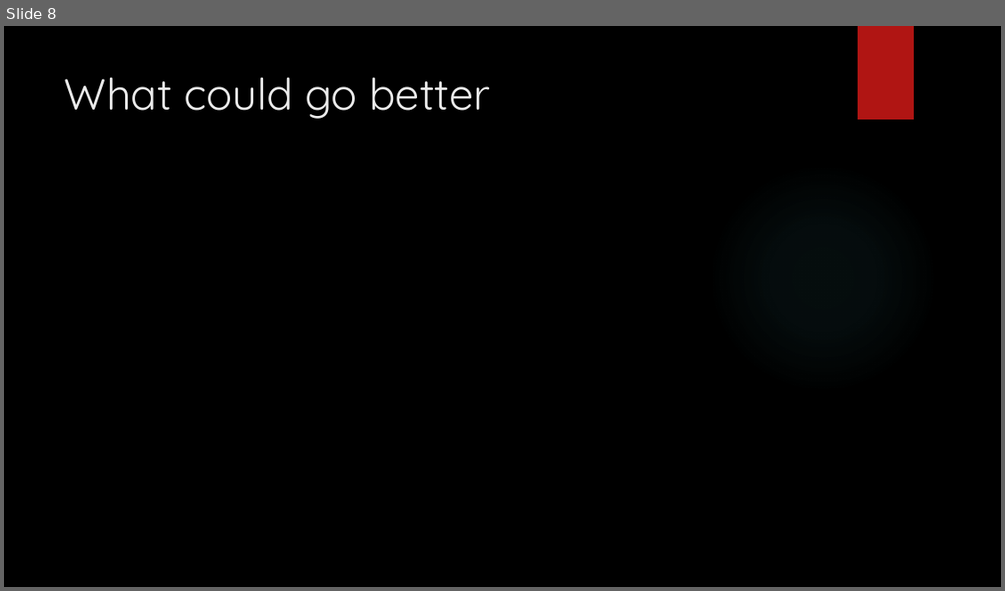
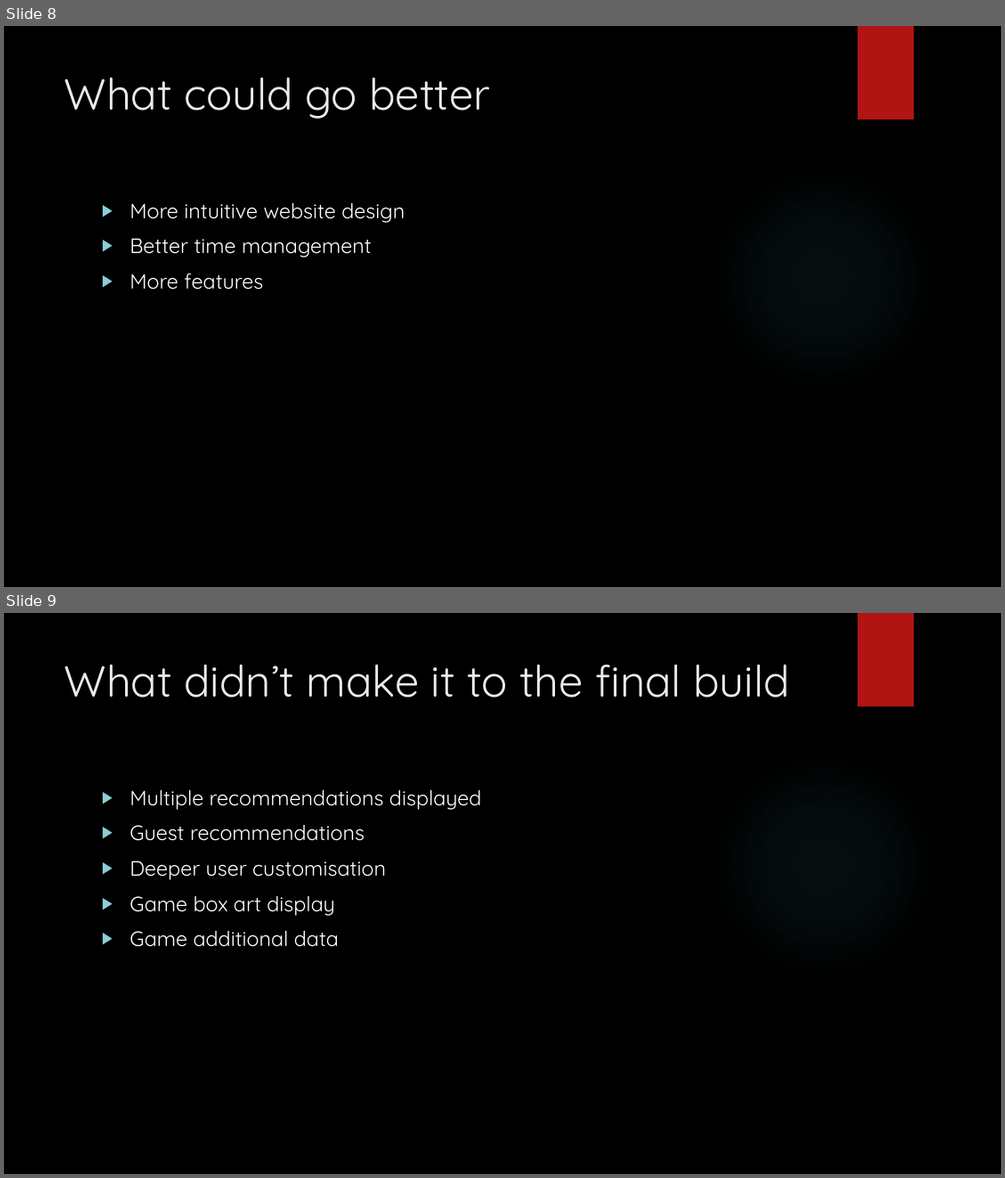
Before and after one commit to EkowTheGreat/QACstuff, a slide deck: SoloProj/Presentation.pptx. Shown one above the other, each under a label of ours: slide 8 before the commit, slides 8 and 9 after it. The pictures are 1005x591 and 1005x1178 pixels, drawn with LibreOffice and Linux fonts; fonts in the diff are those of the drawing; background and template pictures are left out. Boxes give left, top, right and bottom in pixels: in the first picture for what was removed or moved away, otherwise in the second. Text is boxed around its words. In the diff, an @@ line names an element or a change of style, - is before the commit and + after.

```diff
--- a/SoloProj/Presentation.pptx
+++ b/SoloProj/Presentation.pptx
@@ slide 9 added at (4, 613, 1001, 1174), background picture (left out); not listed: 2 template elements that a slide beside it also shows @@
@@ title added at (65, 664, 789, 698), 42 pt, text #EBEBEB @@
+What didn’t make it to the final build
@@ text added at (129, 789, 481, 947), 20 pt, text #FFFFFF @@
+▶ Multiple recommendations displayed
+▶ Guest recommendations
+▶ Deeper user customisation
+▶ Game box art display
+▶ Game additional data
@@ slide 8 changed as well @@
@@ text added at (129, 203, 404, 289), 20 pt, text #FFFFFF @@
+▶ More intuitive website design
+▶ Better time management
+▶ More features
```
Also in this commit, not shown: 5 other slides changed, 6 other slides added, 5 slides removed.
